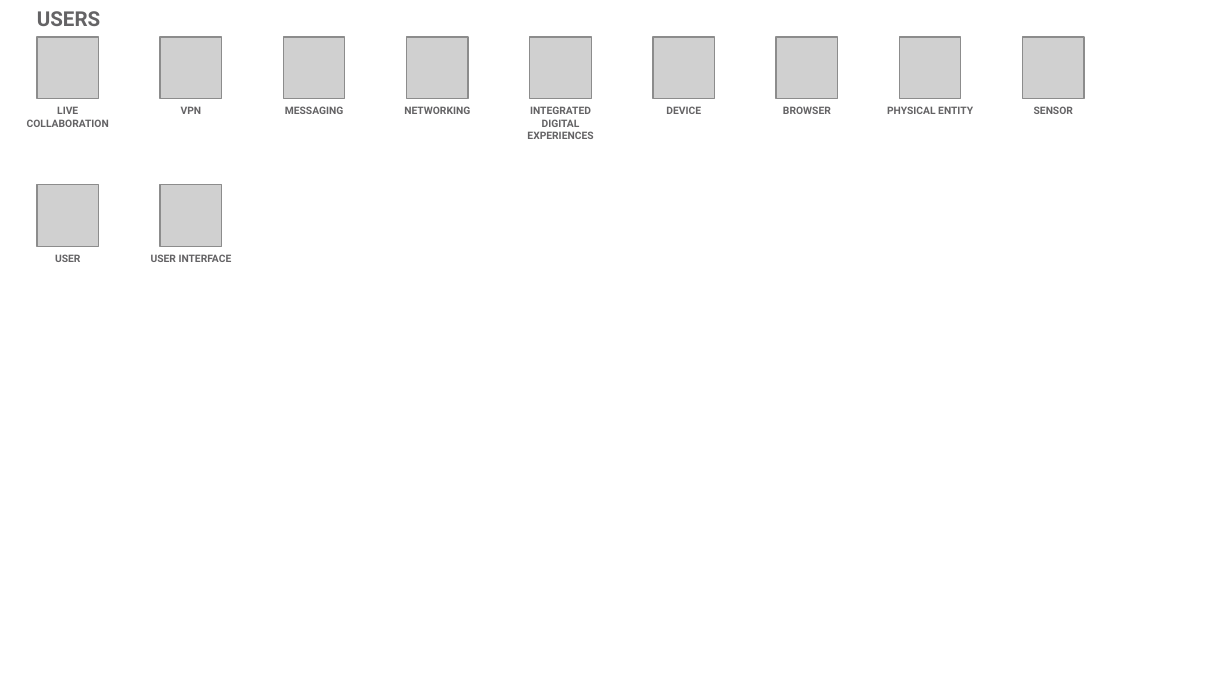
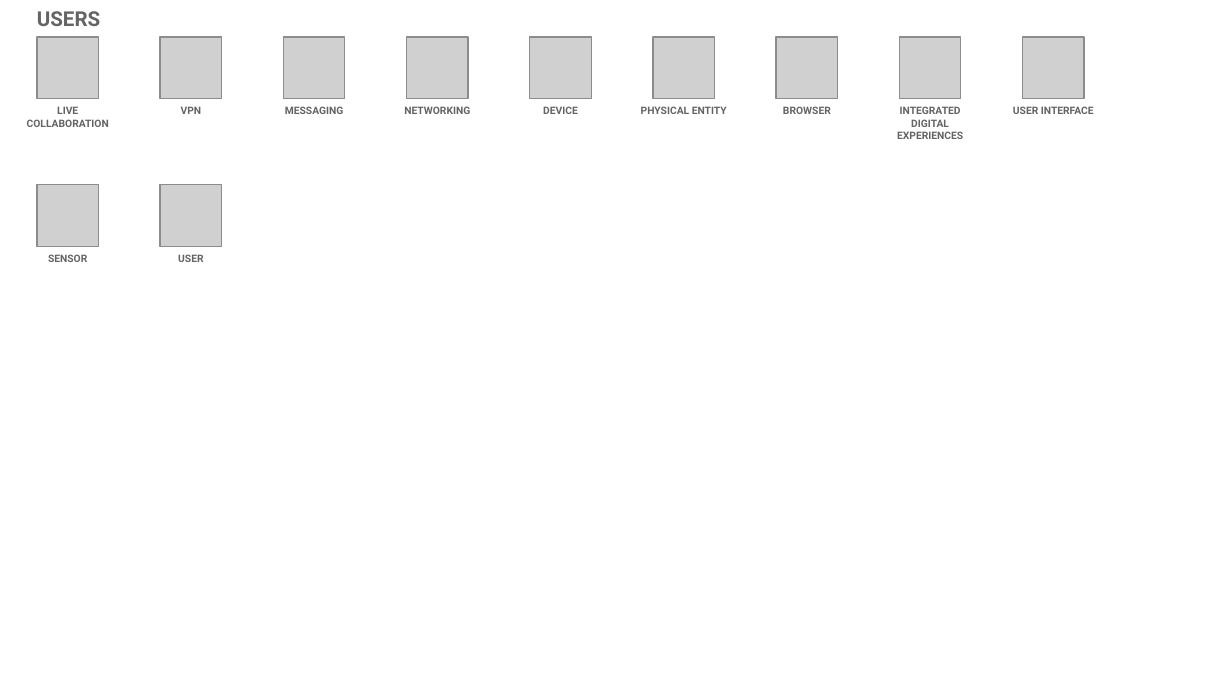
Before and after one commit to l2fprod/myarchitecture, a slide deck: slide 22 of mycatalog-architecture-diagram-template.pptx. Drawn at 1232x693 pixels with LibreOffice and Linux fonts; fonts in the diff are those of the drawing; grey boxes stand for pictures. Boxes give left, top, right and bottom in pixels: in the first picture for what was removed or moved away, otherwise in the second. Text is boxed around its words. In the diff, an @@ line names an element or a change of style, - is before the commit and + after.

```diff
--- a/mycatalog-architecture-diagram-template.pptx
+++ b/mycatalog-architecture-diagram-template.pptx
@@ text "DEVICE": place and size @@
-text "DEVICE" at bbox=[666, 106, 701, 114]
+text "DEVICE" at bbox=[543, 106, 578, 114]
@@ text removed at bbox=[527, 106, 593, 139] @@
-INTEGRATED DIGITAL EXPERIENCES
@@ text added at bbox=[641, 106, 727, 114], 6 pt, text #646365, bold @@
+PHYSICAL ENTITY
@@ text at bbox=[897, 106, 963, 139]: text changed @@
-PHYSICAL ENTITY
+INTEGRATED DIGITAL EXPERIENCES
@@ text at bbox=[1013, 106, 1094, 114]: text changed @@
-SENSOR
+USER INTERFACE
@@ text at bbox=[48, 254, 87, 262]: text changed @@
-USER
+SENSOR
@@ text at bbox=[178, 255, 203, 262]: text changed @@
-USER INTERFACE
+USER
```
Also in this commit, not shown: 13 other slides changed, 1 slide added, 1 slide removed.
